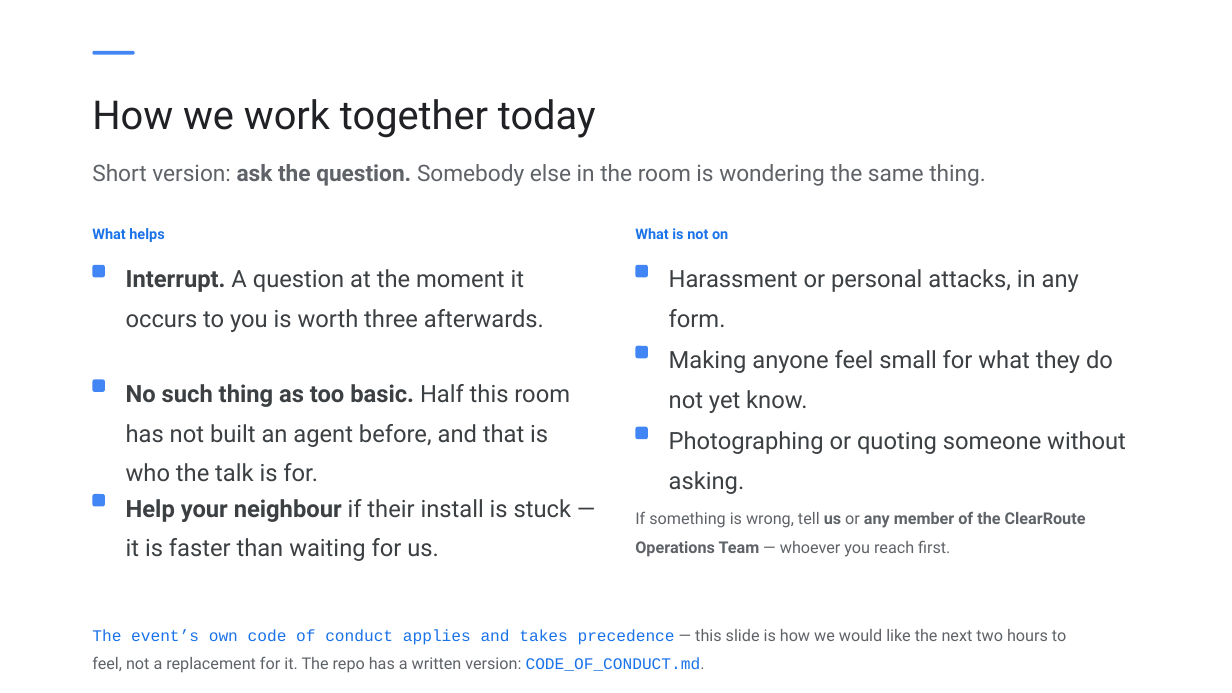
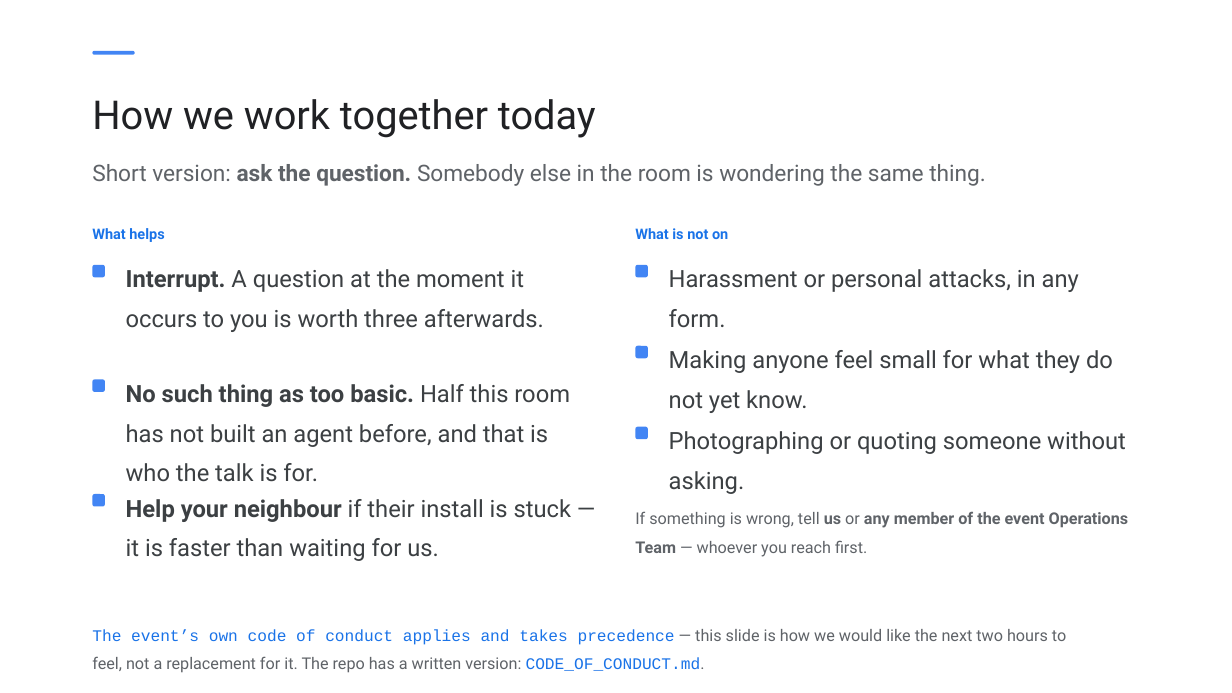
Before and after one commit to PratikDhanave/harness-engineering, a slide deck: slide 2 of docs/presentation/harness-engineering.pptx. Drawn at 1232x693 pixels with LibreOffice and Linux fonts; fonts in the diff are those of the drawing. Boxes give left, top, right and bottom in pixels: in the first picture for what was removed or moved away, otherwise in the second. Text is boxed around its words. In the diff, an @@ line names an element or a change of style, - is before the commit and + after.

```diff
--- a/docs/presentation/harness-engineering.pptx
+++ b/docs/presentation/harness-engineering.pptx
@@ text at <box>635,511,1129,557</box>: text changed @@
-If something is wrong, tell us or any member of the ClearRoute Operations Team — whoever you reach first.
+If something is wrong, tell us or any member of the event Operations Team — whoever you reach first.
```
Also in this commit, not shown: 5 other slides changed, 3 slides added, 14 other files.
